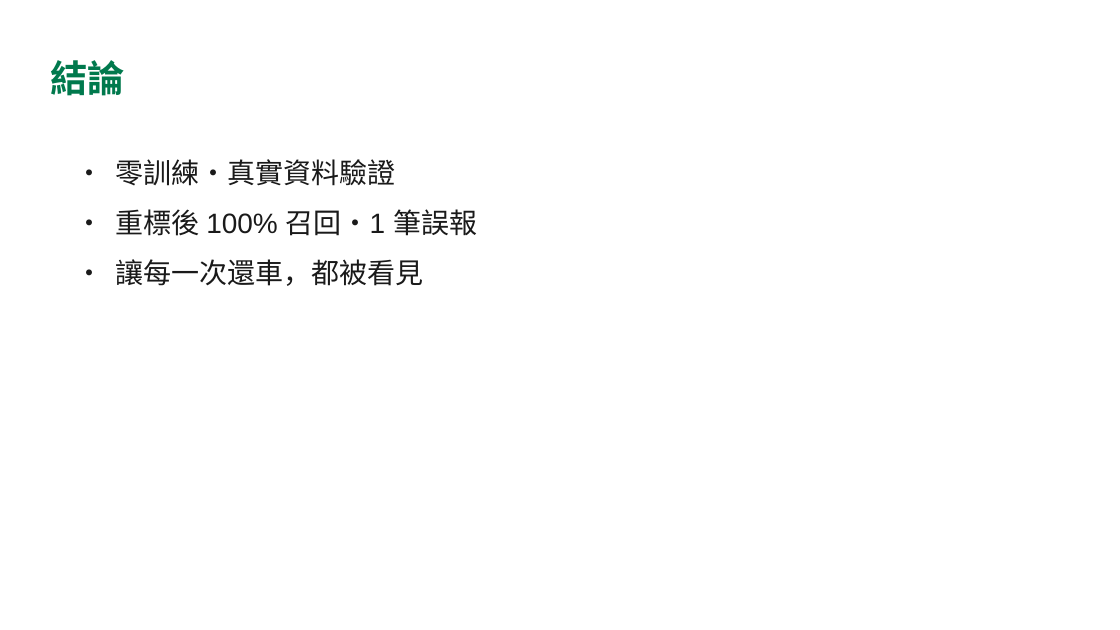
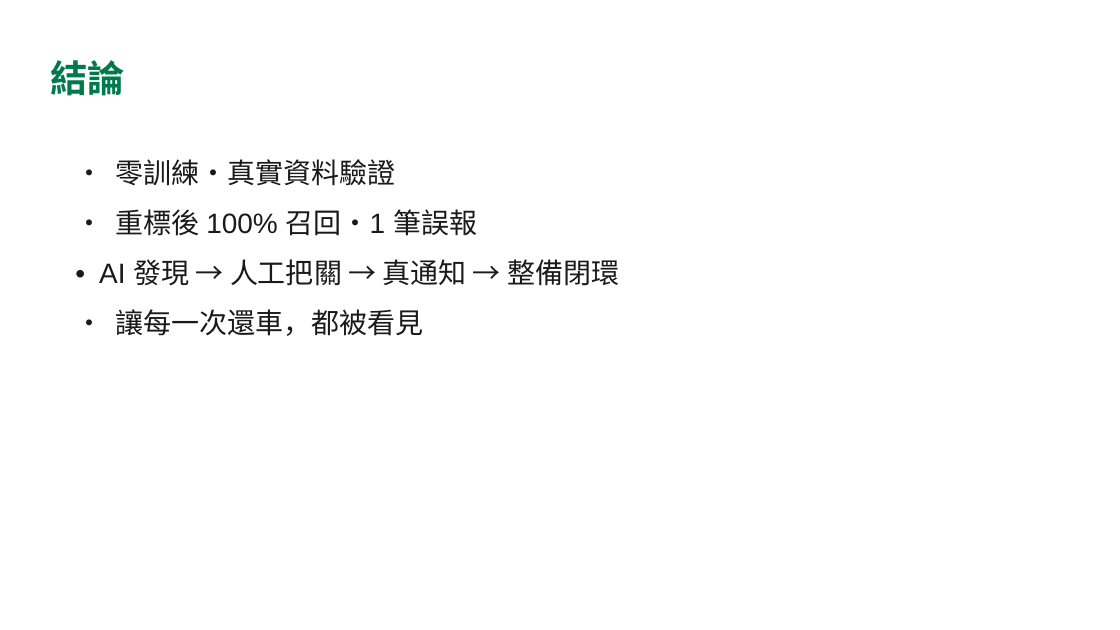
Before and after one commit to TimmyChen1110/iRent-AI, a slide deck: slide 16 of 環節二_還車影像AI辨識/Timmy_Project_Report/presentation.pptx (slide 14 before the commit). Drawn at 1120x630 pixels with LibreOffice and Linux fonts; fonts in the diff are those of the drawing. Boxes give left, top, right and bottom in pixels: in the first picture for what was removed or moved away, otherwise in the second. Text is boxed around its words. In the diff, an @@ line names an element or a change of style, - is before the commit and + after.

```diff
--- a/環節二_還車影像AI辨識/Timmy_Project_Report/presentation.pptx
+++ b/環節二_還車影像AI辨識/Timmy_Project_Report/presentation.pptx
@@ text at (99, 259, 619, 286): paragraph added @@
+• AI 發現 → 人工把關 → 真通知 → 整備閉環
```
Also in this commit, not shown: 1 other slide changed, 2 slides added, 9 other files.
